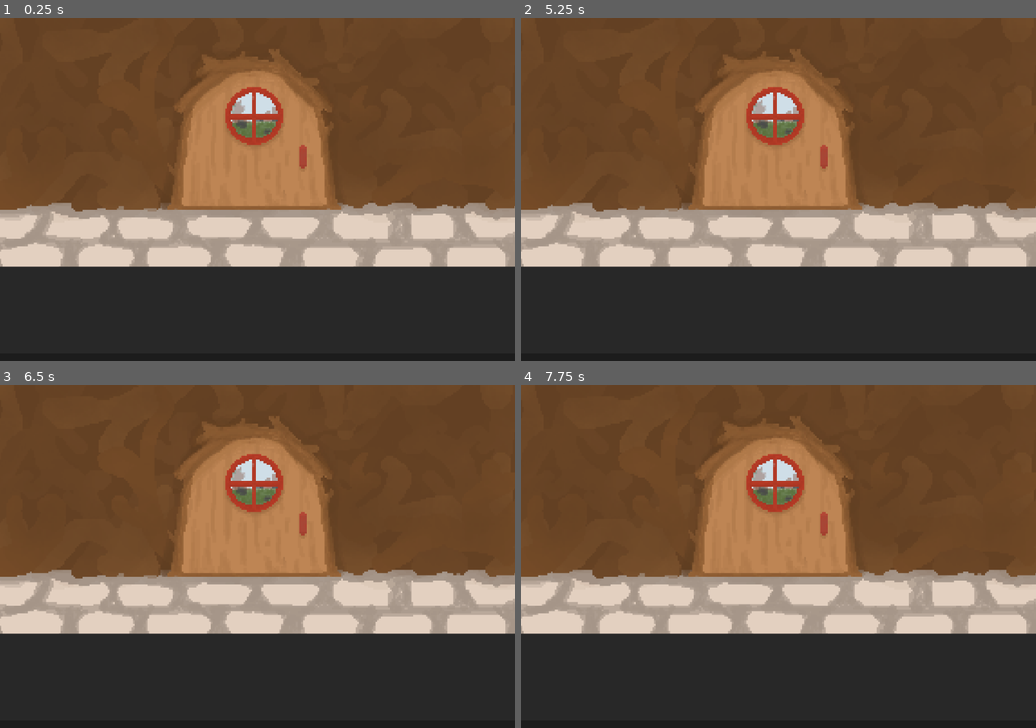
Above: before the commit, frames 1-4 (two rows, left to right).
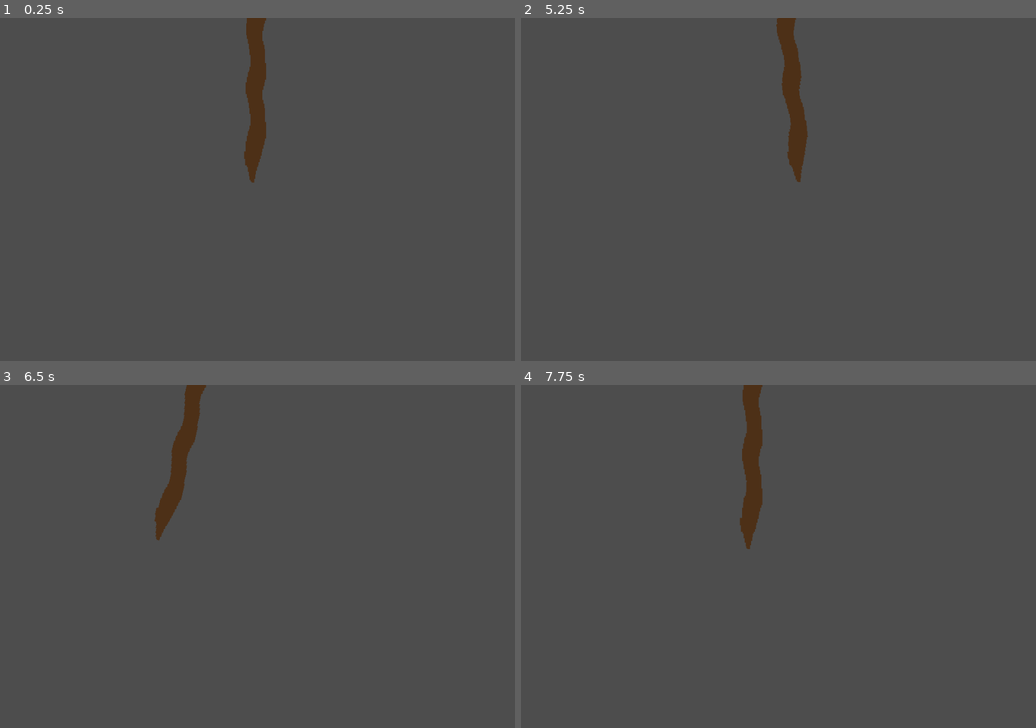
Above: after the commit, the same moments.

Repository: Recsaur/BackToYourRoots
Game: Godot game, scene res://scenes/root.tscn
The game is run twice, just before and just after one commit, with the same random seed, the same clock (stepped at 60 frames per second) and the same inputs. Before the commit the project starts from res://scenes/register.tscn.
Inputs (mouse positions are in pixels of both pictures, inside the frame that each line leads up to):
- Up to frame 1 (0.25 s): no input
- Up to frame 2 (5.25 s): tap Enter at 0.5, 2, 3.5 s; move the mouse to (891, 172) at 0.52 s; hold D (right, bound only after the commit) 0.53-1.25 s; tap Alt every 1.5 s from 0.6 to 5.1 s; click (891, 172) at 0.67 s; tap Space at 1.25, 2.75, 4.25 s; drag from (675, 206) to (752, 258) at 1.27 s; move the mouse to (830, 114) at 2.02 s; hold D (right, bound only after the commit) 2.03-2.75 s; click (830, 114) at 2.17 s; drag from (752, 258) to (624, 138) at 2.77 s; move the mouse to (933, 240) at 3.52 s; hold A (left, bound only after the commit) 3.53-4.25 s; click (933, 240) at 3.67 s; drag from (624, 138) to (701, 103) at 4.27 s; move the mouse to (804, 189) at 5.02 s; hold S (down, bound only after the commit) from 5.03 s (still down); click (804, 189) at 5.17 s
- Up to frame 3 (6.5 s): release S (down, bound only after the commit) at 5.75 s; drag from (180, 470) to (154, 573) at 5.77 s
- Up to frame 4 (7.75 s): move the mouse to (891, 539) at 6.52 s; hold W (up, bound only after the commit) 6.53-7.25 s; tap Alt at 6.6 s; click (891, 539) at 6.67 s; drag from (675, 573) to (752, 625) at 7.27 s

The runs differ from the first frame. In frame 1, 100% of the frame differs, in the area x 0-100%, y 0-100%; in frame 2, 100%; in frame 3, 100%; in frame 4, 100%.

Commit message:
Added new scenes, and moveable root

Diff:
--- a/project.godot
+++ b/project.godot
@@ -11,7 +11,7 @@
 [application]
 
 config/name="Back To Your roots"
-run/main_scene="res://scenes/register.tscn"
+run/main_scene="uid://1nlnqtjptd0q"
 config/features=PackedStringArray("4.6", "GL Compatibility")
 config/icon="res://icon.svg"
 
@@ -24,6 +24,29 @@
 
 enabled=PackedStringArray("res://addons/godot_super-wakatime/plugin.cfg")
 
+[input]
+
+up={
+"deadzone": 0.2,
+"events": [Object(InputEventKey,"resource_local_to_scene":false,"resource_name":"","device":-1,"window_id":0,"alt_pressed":false,"shift_pressed":false,"ctrl_pressed":false,"meta_pressed":false,"pressed":false,"keycode":0,"physical_keycode":87,"key_label":0,"unicode":119,"location":0,"echo":false,"script":null)
+]
+}
+right={
+"deadzone": 0.2,
+"events": [Object(InputEventKey,"resource_local_to_scene":false,"resource_name":"","device":-1,"window_id":0,"alt_pressed":false,"shift_pressed":false,"ctrl_pressed":false,"meta_pressed":false,"pressed":false,"keycode":0,"physical_keycode":68,"key_label":0,"unicode":100,"location":0,"echo":false,"script":null)
+]
+}
+left={
+"deadzone": 0.2,
+"events": [Object(InputEventKey,"resource_local_to_scene":false,"resource_name":"","device":-1,"window_id":0,"alt_pressed":false,"shift_pressed":false,"ctrl_pressed":false,"meta_pressed":false,"pressed":false,"keycode":0,"physical_keycode":65,"key_label":0,"unicode":97,"location":0,"echo":false,"script":null)
+]
+}
+down={
+"deadzone": 0.2,
+"events": [Object(InputEventKey,"resource_local_to_scene":false,"resource_name":"","device":-1,"window_id":0,"alt_pressed":false,"shift_pressed":false,"ctrl_pressed":false,"meta_pressed":false,"pressed":false,"keycode":0,"physical_keycode":83,"key_label":0,"unicode":115,"location":0,"echo":false,"script":null)
+]
+}
+
 [physics]
 
 3d/physics_engine="Jolt Physics"
--- a/root.gd
+++ b/root.gd
@@ -1,11 +1,18 @@
-extends Node2D
+extends CharacterBody2D
+
+var TransDone = false
+#const SPEED = 500.0
+const MOMENTUM = 5
+#const JUMP_VELOCITY = -400.0
 
 
-# Called when the node enters the scene tree for the first time.
-func _ready() -> void:
-	pass # Replace with function body.
-
-
-# Called every frame. 'delta' is the elapsed time since the previous frame.
-func _process(delta: float) -> void:
-	pass
+func _physics_process(delta: float) -> void:
+	var direction := Input.get_vector("left","right","up","down")
+	if direction:
+		velocity = velocity.move_toward(direction * 250, 750 * delta)
+		#rotation = lerp_angle(rotation, velocity.angle(), delta * 10.0)
+	else:
+		velocity = velocity.move_toward(Vector2.ZERO, 1500 * delta)
+	if velocity.length() > 1.0:
+		rotation = lerp_angle(rotation, velocity.angle(), delta * 10.0)
+	move_and_slide()
--- a/scenes/line_2d.gd
+++ b/scenes/line_2d.gd
@@ -1,12 +1,64 @@
 extends Line2D
+@onready var tip_sprite = $"../Sprite2D"
+var sprite_offset: float = 10.0
+var joint_count = 20
+var segment_length = 20
+var smooth_speed = 50.0
+var click_radius = 40.0
 
+var is_dragging: bool = false
+var points_list: Array[Vector2] = []
 
-# Called when the node enters the scene tree for the first time.
-func _ready() -> void:
-	pass # Replace with function body.
+func _ready():
+	clear_points()
 
+	for i in range(joint_count):
+		points_list.append(Vector2(0, i * segment_length))
 
-# Called every frame. 'delta' is the elapsed time since the previous frame.
-func _process(delta: float) -> void:
-	var
-	pass
+	points = points_list
+
+func _input(event):
+	if event is InputEventMouseButton and event.button_index == MOUSE_BUTTON_LEFT:
+		if event.pressed:
+			var local_mouse = to_local(get_global_mouse_position())
+			var tip_position = points_list[-1]
+
+			if local_mouse.distance_to(tip_position) < click_radius:
+				is_dragging = true
+				get_viewport().set_input_as_handled()
+		else:
+			is_dragging = false
+
+func _process(delta):
+	if is_dragging:
+		points_list[-1] = to_local(get_global_mouse_position())
+
+	for i in range(joint_count - 2, -1, -1):
+		var target = points_list[i + 1]
+		var current = points_list[i]
+		var direction = (current - target).normalized()
+		if direction == Vector2.ZERO: direction = Vector2.DOWN
+
+		var desired_pos = target + direction * segment_length
+		points_list[i] = points_list[i].lerp(desired_pos, smooth_speed * delta)
+
+	points_list[0] = Vector2.ZERO
+
+	for i in range(1, joint_count):
+		var target = points_list[i - 1]
+		var current = points_list[i]
+		var direction = (current - target).normalized()
+		if direction == Vector2.ZERO: direction = Vector2.DOWN
+
+		points_list[i] = target + direction * segment_length
+	points = points_list
+	if tip_sprite:
+		var tip_pos = points_list[-1]
+		var prev_pos = points_list[-2]
+		tip_sprite.global_position = to_global(tip_pos)
+		var look_direction = tip_pos - prev_pos
+		tip_sprite.global_rotation = look_direction.angle() + global_rotation
+		var wire_angle = look_direction.angle()
+		var offset_vector = Vector2.from_angle(wire_angle) * sprite_offset
+		var final_local_pos = tip_pos + offset_vector
+		tip_sprite.global_position = to_global(final_local_pos)
--- /dev/null
+++ b/scenes/makeroots.tscn
@@ -0,0 +1,41 @@
+[gd_scene format=3 uid="uid://bdlcd80rkid7m"]
+
+[ext_resource type="Texture2D" uid="uid://cuymehmy1ut15" path="res://assets/makedrinksection.png" id="1_cc5k7"]
+[ext_resource type="Texture2D" uid="uid://cqtwy0bkfbw5s" path="res://assets/counter.png" id="2_dp5eb"]
+[ext_resource type="Script" uid="uid://e3ubx3j2o7p8" path="res://scenes/camera_2d.gd" id="3_1uqjr"]
+[ext_resource type="Texture2D" uid="uid://erxak7diy65i" path="res://assets/sapsterlever.png" id="4_8l0h3"]
+[ext_resource type="Texture2D" uid="uid://drmp8q46htmw1" path="res://assets/sapster.png" id="5_pfbp6"]
+[ext_resource type="Texture2D" uid="uid://biogd11qpk30n" path="res://assets/tubes.png" id="6_75yr1"]
+
+[node name="Register" type="Node2D" unique_id=1290182734]
+
+[node name="TextureRect" type="TextureRect" parent="." unique_id=49031107]
+offset_right = 963.0
+offset_bottom = 642.0
+texture = ExtResource("1_cc5k7")
+
+[node name="Sprite2D" type="Sprite2D" parent="." unique_id=208136837]
+position = Vector2(482.92102, 548.875)
+scale = Vector2(3.2236838, 3.2236838)
+texture = ExtResource("2_dp5eb")
+
+[node name="Camera2D" type="Camera2D" parent="." unique_id=987853624]
+position = Vector2(481, 320)
+zoom = Vector2(1.05, 1.05)
+position_smoothing_enabled = true
+script = ExtResource("3_1uqjr")
+
+[node name="lever" type="Sprite2D" parent="." unique_id=631440392]
+position = Vector2(750.00006, 204.00002)
+scale = Vector2(3.046875, 3.046875)
+texture = ExtResource("4_8l0h3")
+
+[node name="Sapster" type="Sprite2D" parent="." unique_id=313343247]
+position = Vector2(617, 268)
+scale = Vector2(3.0250006, 3.0250006)
+texture = ExtResource("5_pfbp6")
+
+[node name="Tubes" type="Sprite2D" parent="." unique_id=1240181746]
+position = Vector2(147.99998, 258)
+scale = Vector2(3.2499998, 3.2500002)
+texture = ExtResource("6_75yr1")
--- /dev/null
+++ b/scenes/node_2d.gd
@@ -0,0 +1,21 @@
+extends Node2D
+@onready var TailPoint = $"../Marker2D"
+@export var SegmentDist = 50
+@export var FollowSpeed = 15
+
+var Segments = []
+func _ready() -> void:
+	top_level = true
+	for child in get_children():
+		Segments.append(child)
+
+func _process(delta: float) -> void:
+	var lead_position = TailPoint.global_position
+
+	for tail in range(Segments.size()):
+		var segment = Segments[tail]
+		var leading = lead_position - segment.global_position
+		var target_pos = lead_position - leading.normalized() * SegmentDist
+		segment.global_position = segment.global_position.lerp(target_pos, FollowSpeed * delta)
+		segment.global_rotation = lerp_angle(segment.global_rotation, leading.angle(), FollowSpeed * delta)
+		lead_position = segment.global_position
--- a/scenes/root.tscn
+++ b/scenes/root.tscn
@@ -1,6 +1,5 @@
 [gd_scene format=3 uid="uid://1nlnqtjptd0q"]
 
-[ext_resource type="Script" uid="uid://cejrsaikjclki" path="res://root.gd" id="1_twpsu"]
 [ext_resource type="Texture2D" uid="uid://dqua2t1qa283q" path="res://assets/root.png" id="2_lrqlo"]
 [ext_resource type="Script" uid="uid://dqho23n5w7yft" path="res://scenes/line_2d.gd" id="3_sqa0i"]
 [ext_resource type="Texture2D" uid="uid://bnxdbrhvlslt4" path="res://assets/roottip.png" id="4_jh1ax"]
@@ -9,20 +8,30 @@
 _data = [Vector2(0, 0.55425775), 0.0, 0.0, 0, 0, Vector2(1, 1), 0.0, 0.0, 0, 0]
 point_count = 2
 
+[sub_resource type="CircleShape2D" id="CircleShape2D_twpsu"]
+radius = 27.166155
+
 [node name="Root" type="Node2D" unique_id=632057737]
-script = ExtResource("1_twpsu")
 
 [node name="Line2D" type="Line2D" parent="." unique_id=237383633]
 texture_repeat = 2
-position = Vector2(109, 515)
-scale = Vector2(16.1875, 16.1875)
-points = PackedVector2Array(3.706563, -3.397684, -10.6254835, -1.7297306)
+position = Vector2(479.00006, -1867)
+scale = Vector2(5.5, 5.5)
 width_curve = SubResource("Curve_kycxp")
 texture = ExtResource("2_lrqlo")
 texture_mode = 1
+joint_mode = 2
 begin_cap_mode = 1
 end_cap_mode = 1
 script = ExtResource("3_sqa0i")
 
-[node name="Sprite2D" type="Sprite2D" parent="." unique_id=252616870]
+[node name="Sprite2D" type="Sprite2D" parent="." unique_id=660614723]
+position = Vector2(106, 449.00003)
+scale = Vector2(1.71875, 1.71875)
 texture = ExtResource("4_jh1ax")
+
+[node name="Area2D" type="Area2D" parent="." unique_id=645948781]
+position = Vector2(105, 446)
+
+[node name="CollisionShape2D" type="CollisionShape2D" parent="Area2D" unique_id=1704345092]
+shape = SubResource("CircleShape2D_twpsu")
--- /dev/null
+++ b/scenes/root_player.tscn
@@ -0,0 +1,21 @@
+[gd_scene format=3 uid="uid://38u7dd714pur"]
+
+[ext_resource type="Script" uid="uid://cejrsaikjclki" path="res://root.gd" id="1_pllrs"]
+[ext_resource type="Texture2D" uid="uid://bnxdbrhvlslt4" path="res://assets/roottip.png" id="2_0a1y8"]
+
+[sub_resource type="CircleShape2D" id="CircleShape2D_pllrs"]
+
+[node name="Root" type="CharacterBody2D" unique_id=1999974940]
+scale = Vector2(3.9157088, 3.9157088)
+script = ExtResource("1_pllrs")
+
+[node name="CollisionShape2D" type="CollisionShape2D" parent="." unique_id=1049287089]
+shape = SubResource("CircleShape2D_pllrs")
+
+[node name="Sprite2D" type="Sprite2D" parent="." unique_id=1251613763]
+position = Vector2(-9.530088, 0)
+scale = Vector2(0.8877481, 0.8877481)
+texture = ExtResource("2_0a1y8")
+
+[node name="Marker2D" type="Marker2D" parent="." unique_id=1015161161]
+position = Vector2(-16.677654, 0)
Binary file added: assets/makedrinksection.png
Not shown, added: assets/makedrinksection.png.import
Binary file changed: assets/roottip.png
Binary file added: assets/sapster.png
Not shown, added: assets/sapster.png.import
Binary file added: assets/sapsterlever.png
Not shown, added: assets/sapsterlever.png.import
Binary file added: assets/tubes.png
Not shown, added: assets/tubes.png.import
Not shown, added: scenes/node_2d.gd.uid
